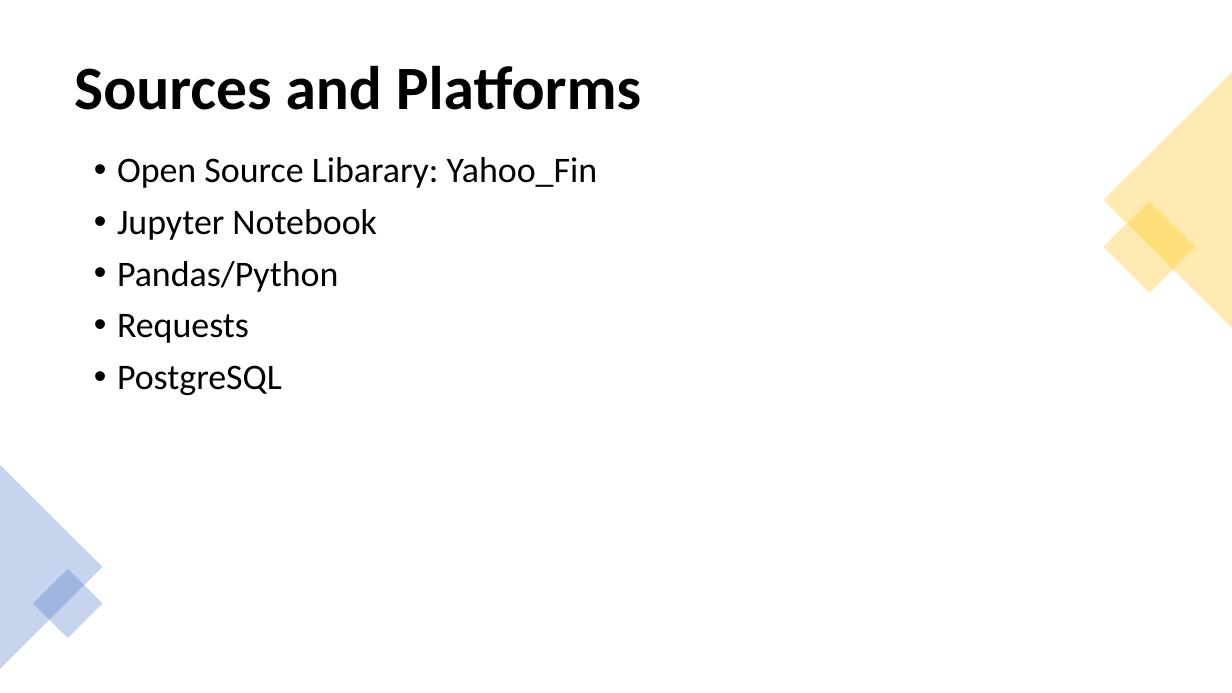
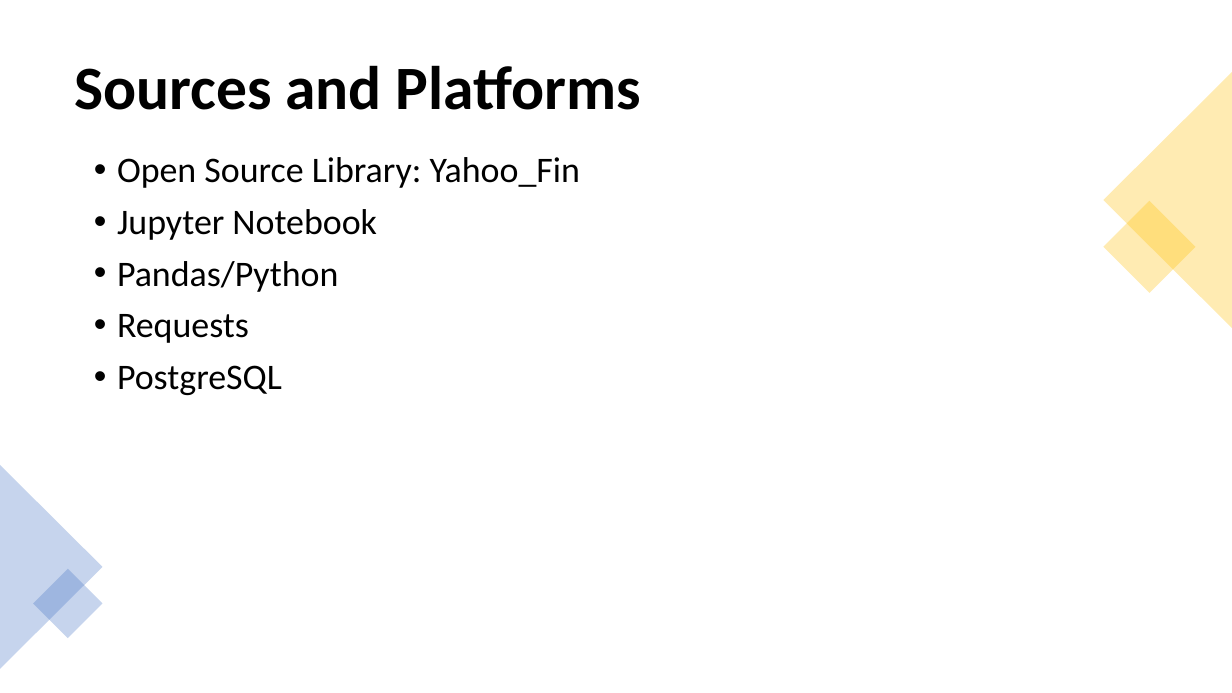
Before and after one commit to V-Villagomez/ETL-Stock-Trends, a slide deck: slide 3 of diagrams/Stock Trends ETL Process.pptx. Drawn at 1232x693 pixels with LibreOffice and Linux fonts; fonts in the diff are those of the drawing. Boxes give left, top, right and bottom in pixels: in the first picture for what was removed or moved away, otherwise in the second. Text is boxed around its words. In the diff, an @@ line names an element or a change of style, - is before the commit and + after.

```diff
--- a/diagrams/Stock Trends ETL Process.pptx
+++ b/diagrams/Stock Trends ETL Process.pptx
@@ text at (117,157,580,188): text changed @@
-• Open Source Libarary: Yahoo_Fin
+• Open Source Library: Yahoo_Fin
```
Also in this commit, not shown: 1 other file.
